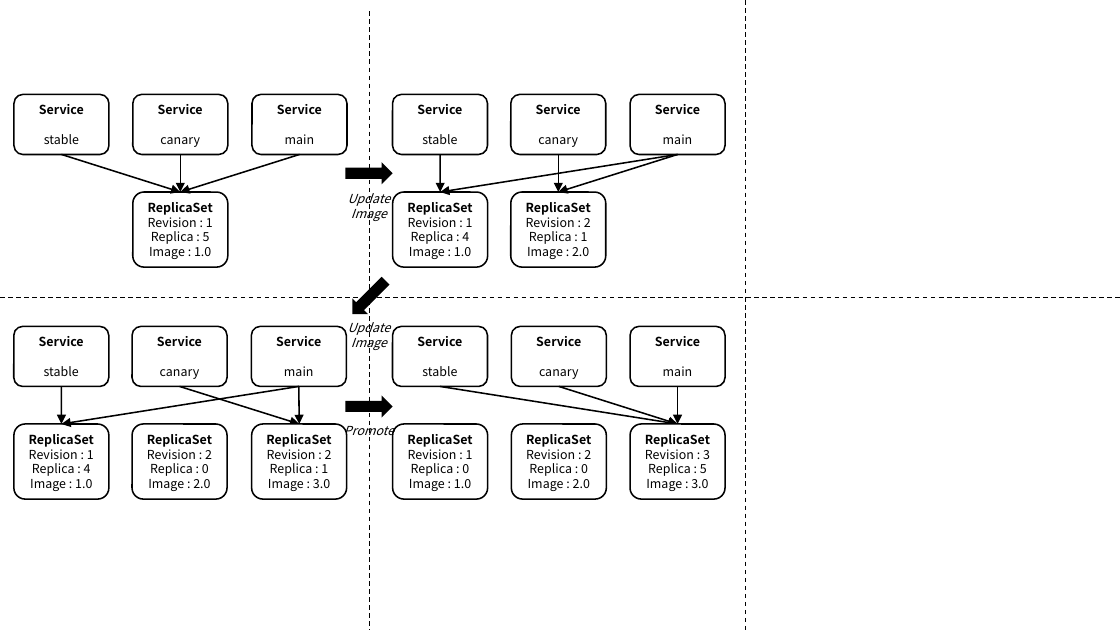
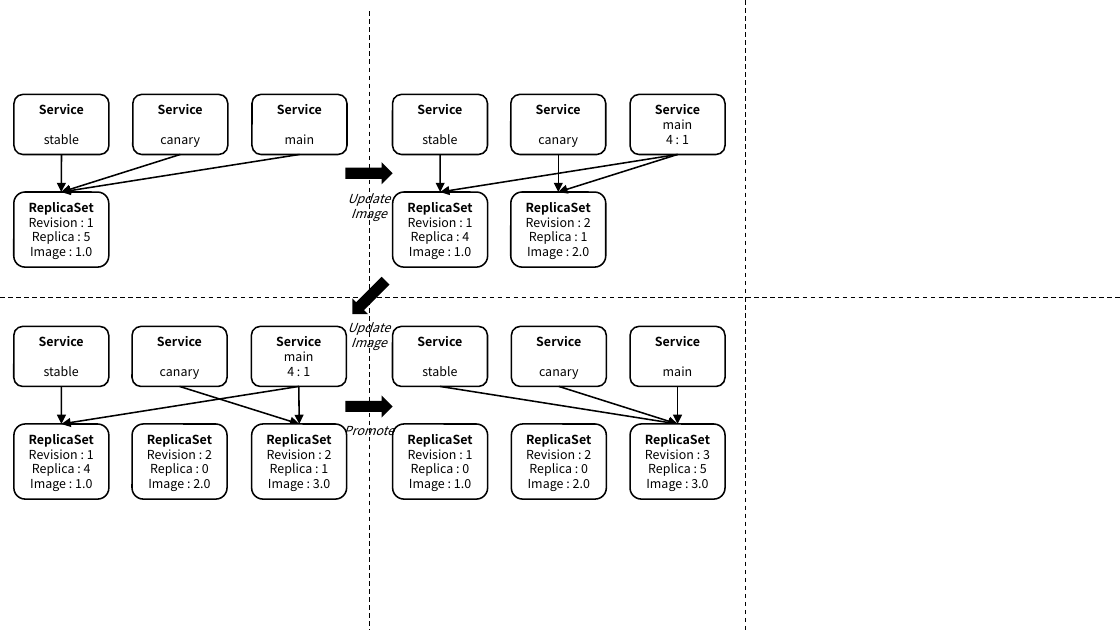
Before and after one commit to ssup2/blog-software, a slide deck: slide 6 of content/docs/theory-analysis/argo-rollouts/images/images.pptx (slide 3 before the commit). Drawn at 1120x630 pixels with LibreOffice and Linux fonts; fonts in the diff are those of the drawing. Boxes give left, top, right and bottom in pixels: in the first picture for what was removed or moved away, otherwise in the second. Text is boxed around its words. In the diff, an @@ line names an element or a change of style, - is before the commit and + after.

```diff
--- a/content/docs/theory-analysis/argo-rollouts/images/images.pptx
+++ b/content/docs/theory-analysis/argo-rollouts/images/images.pptx
@@ text in rounded rectangle at box(666, 135, 689, 144): paragraph added @@
+4 : 1
@@ arrow moved from (299, 155) - (180, 192) to (299, 155) - (62, 192) @@
@@ arrow moved from (62, 155) - (180, 192) to (62, 155) - (62, 192) @@
@@ arrow moved from (180, 155) - (180, 192) to (180, 155) - (62, 192) @@
@@ rounded rectangle "ReplicaSet": place and size @@
-rounded rectangle "ReplicaSet" at box(133, 192, 228, 267)
+rounded rectangle "ReplicaSet" at box(13, 192, 109, 267)
@@ text in rounded rectangle at box(287, 367, 310, 376): paragraph added @@
+4 : 1
```
Also in this commit, not shown: 2 other slides changed, 1 slide added.
